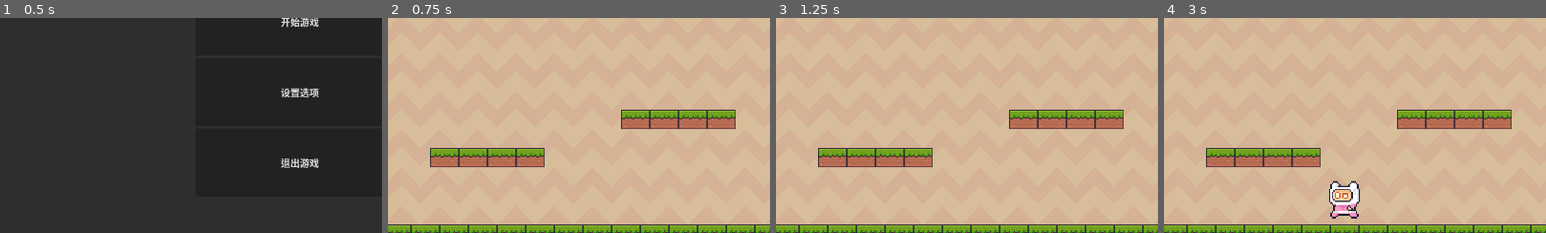
Above: before the commit, frames 1-4 (left to right).
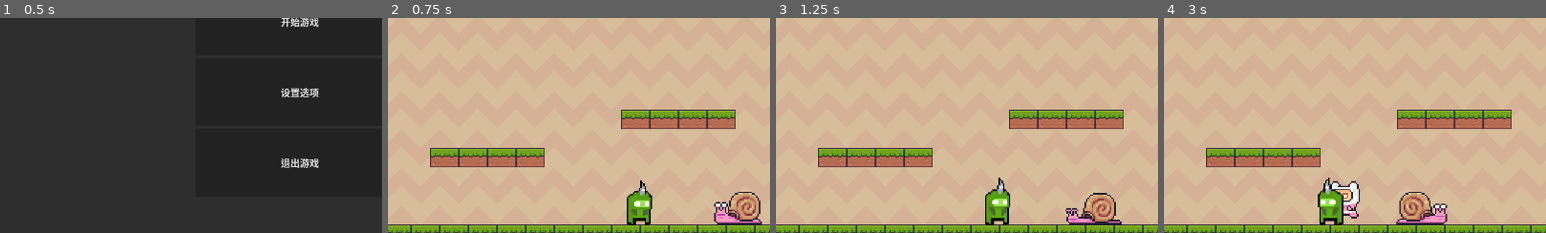
Above: after the commit, the same moments.

Repository: OVOAOVO/2DGame
Game: Godot game, scene res://Prefab/UI/开始界面.tscn
Same seed, same stepped clock (60 frames per second), same inputs: the game is played once before the commit and once after it.
Inputs:
- Up to frame 1 (0.5 s): no input
- Up to frame 2 (0.75 s): click "开始游戏" at 0.5 s
- Up to frame 3 (1.25 s): no input
- Up to frame 4 (3 s): hold D (right) 1.28-2.78 s; tap Space (jump) at 1.35, 1.52, 1.82, 2.1, 2.27, 2.57, 2.85 s; hold A (left) from 2.78 s (still down)
The pictures show only the part of the screen within x 11-61%, y 46-96%; the shares and areas given below are measured in that part.

Frame 1 is identical in both runs. In frame 2, 2.5% of the frame differs, in the area x 62-98%, y 75-97%; in frame 3, 2.4%; in frame 4, 2.6%, in the area x 40-75%, y 74-97%.

Commit message:
根据timer的移动

Diff:
--- /dev/null
+++ b/GDScripts/敌人左右巡逻.gd
@@ -0,0 +1,25 @@
+extends Area2D
+
+@onready var timer: Timer = get_node("Timer")
+@onready var animated_sprite_2d: AnimatedSprite2D = get_node("AnimatedSprite2D")
+
+const  SPEED = 100.0
+var direction = -1.0
+
+# Called when the node enters the scene tree for the first time.
+func _ready() -> void:
+	if timer == null:
+		print("Timer is NULLL!")
+		return
+	if animated_sprite_2d == null:
+		print("AnimatedSprite2D is NULLL!")
+		return
+	timer.timeout.connect(_on_timer_timeout)
+	timer.start()
+
+func _process(delta):
+	position.x += direction * SPEED * delta
+
+func _on_timer_timeout():
+	direction *= -1   # 方向反转
+	animated_sprite_2d.flip_h = !animated_sprite_2d.flip_h
--- a/GDScripts/玩家移动.gd
+++ b/GDScripts/玩家移动.gd
@@ -1,10 +1,18 @@
 extends CharacterBody2D
-@onready var animated_sprite_2d: AnimatedSprite2D = $AnimatedSprite2D
-@onready var jump_sound: AudioStreamPlayer2D = $JumpSound
+@onready var animated_sprite_2d: AnimatedSprite2D =  get_node("AnimatedSprite2D")
+@onready var jump_sound: AudioStreamPlayer2D = get_node("JumpSound")
 
 const SPEED = 300.0
 const JUMP_VELOCITY = -850.0
 
+# Called when the node enters the scene tree for the first time.
+func _ready() -> void:
+	if jump_sound == null:
+		print("AudioStreamPlayer2D is NULLL!")
+		return
+	if animated_sprite_2d == null:
+		print("AnimatedSprite2D is NULLL!")
+		return
 
 func _physics_process(delta: float) -> void:
 
--- a/Prefab/关卡/关卡1.tscn
+++ b/Prefab/关卡/关卡1.tscn
@@ -4,6 +4,8 @@
 [ext_resource type="PackedScene" uid="uid://d2uya3qr2qn0f" path="res://Prefab/角色/玩家角色_动画.tscn" id="2_8oahv"]
 [ext_resource type="PackedScene" uid="uid://y14gododukis" path="res://Prefab/TileMaps/草地面.tscn" id="3_2rln6"]
 [ext_resource type="PackedScene" uid="uid://y22b5dvyhc3b" path="res://Prefab/检查点/检查点.tscn" id="4_8h8fo"]
+[ext_resource type="PackedScene" uid="uid://bwl8u62gn7vu1" path="res://Prefab/角色/尖头小绿怪.tscn" id="5_8oahv"]
+[ext_resource type="PackedScene" uid="uid://oid5gyah2wbn" path="res://Prefab/敌人/蜗牛.tscn" id="6_2rln6"]
 
 [node name="关卡1" type="Node2D" unique_id=1542376960]
 
@@ -22,3 +24,11 @@
 [node name="检查点" parent="." unique_id=1464177802 instance=ExtResource("4_8h8fo")]
 position = Vector2(1205, 274)
 next_level = "uid://bmbth1rc7pmut"
+
+[node name="Enemies" type="Node2D" parent="." unique_id=1175826991]
+
+[node name="尖头小绿怪" parent="Enemies" unique_id=2023094506 instance=ExtResource("5_8oahv")]
+position = Vector2(577.00006, 635)
+
+[node name="蜗牛" parent="Enemies" unique_id=842706713 instance=ExtResource("6_2rln6")]
+position = Vector2(736, 644)
--- /dev/null
+++ b/Prefab/敌人/尖头小绿怪.tscn
@@ -0,0 +1,69 @@
+[gd_scene format=3 uid="uid://cwppilgl4xlc4"]
+
+[ext_resource type="Texture2D" uid="uid://dku1g34w8tgib" path="res://Assets/images/LDJ/尖头小绿怪/Idle(32x32).png" id="1_sina8"]
+
+[sub_resource type="AtlasTexture" id="AtlasTexture_m1tsq"]
+atlas = ExtResource("1_sina8")
+region = Rect2(0, 0, 32, 32)
+
+[sub_resource type="AtlasTexture" id="AtlasTexture_ikc8i"]
+atlas = ExtResource("1_sina8")
+region = Rect2(32, 0, 32, 32)
+
+[sub_resource type="AtlasTexture" id="AtlasTexture_qrfsi"]
+atlas = ExtResource("1_sina8")
+region = Rect2(64, 0, 32, 32)
+
+[sub_resource type="AtlasTexture" id="AtlasTexture_dbau3"]
+atlas = ExtResource("1_sina8")
+region = Rect2(96, 0, 32, 32)
+
+[sub_resource type="AtlasTexture" id="AtlasTexture_nl2kd"]
+atlas = ExtResource("1_sina8")
+region = Rect2(128, 0, 32, 32)
+
+[sub_resource type="AtlasTexture" id="AtlasTexture_pt2cl"]
+atlas = ExtResource("1_sina8")
+region = Rect2(160, 0, 32, 32)
+
+[sub_resource type="SpriteFrames" id="SpriteFrames_m8alr"]
+animations = [{
+"frames": [{
+"duration": 1.0,
+"texture": SubResource("AtlasTexture_m1tsq")
+}, {
+"duration": 1.0,
+"texture": SubResource("AtlasTexture_ikc8i")
+}, {
+"duration": 1.0,
+"texture": SubResource("AtlasTexture_qrfsi")
+}, {
+"duration": 1.0,
+"texture": SubResource("AtlasTexture_dbau3")
+}, {
+"duration": 1.0,
+"texture": SubResource("AtlasTexture_nl2kd")
+}, {
+"duration": 1.0,
+"texture": SubResource("AtlasTexture_pt2cl")
+}],
+"loop": true,
+"name": &"Idle",
+"speed": 10.0
+}]
+
+[sub_resource type="RectangleShape2D" id="RectangleShape2D_8bmcj"]
+size = Vector2(20.333334, 29.333334)
+
+[node name="尖头小绿怪" type="CharacterBody2D" unique_id=805310368]
+scale = Vector2(2.5, 2.5)
+
+[node name="AnimatedSprite2D" type="AnimatedSprite2D" parent="." unique_id=708479248]
+sprite_frames = SubResource("SpriteFrames_m8alr")
+animation = &"Idle"
+autoplay = "Idle"
+frame_progress = 0.521824
+
+[node name="CollisionShape2D" type="CollisionShape2D" parent="." unique_id=1632066639]
+position = Vector2(-1.2, -2.9802322e-08)
+shape = SubResource("RectangleShape2D_8bmcj")
--- /dev/null
+++ b/Prefab/敌人/蜗牛.tscn
@@ -0,0 +1,110 @@
+[gd_scene format=3 uid="uid://oid5gyah2wbn"]
+
+[ext_resource type="Script" uid="uid://cbr4auhahxv0c" path="res://GDScripts/敌人左右巡逻.gd" id="1_cvjj1"]
+[ext_resource type="Texture2D" uid="uid://d3knjyubwxgr4" path="res://Assets/images/Snail/Walk (38x24).png" id="1_idhl1"]
+
+[sub_resource type="AtlasTexture" id="AtlasTexture_cvjj1"]
+atlas = ExtResource("1_idhl1")
+region = Rect2(0, 0, 38, 24)
+
+[sub_resource type="AtlasTexture" id="AtlasTexture_7wlmr"]
+atlas = ExtResource("1_idhl1")
+region = Rect2(38, 0, 38, 24)
+
+[sub_resource type="AtlasTexture" id="AtlasTexture_k3tch"]
+atlas = ExtResource("1_idhl1")
+region = Rect2(76, 0, 38, 24)
+
+[sub_resource type="AtlasTexture" id="AtlasTexture_t3s7t"]
+atlas = ExtResource("1_idhl1")
+region = Rect2(114, 0, 38, 24)
+
+[sub_resource type="AtlasTexture" id="AtlasTexture_2bvw7"]
+atlas = ExtResource("1_idhl1")
+region = Rect2(152, 0, 38, 24)
+
+[sub_resource type="AtlasTexture" id="AtlasTexture_smoqq"]
+atlas = ExtResource("1_idhl1")
+region = Rect2(190, 0, 38, 24)
+
+[sub_resource type="AtlasTexture" id="AtlasTexture_tjtru"]
+atlas = ExtResource("1_idhl1")
+region = Rect2(228, 0, 38, 24)
+
+[sub_resource type="AtlasTexture" id="AtlasTexture_g3dld"]
+atlas = ExtResource("1_idhl1")
+region = Rect2(266, 0, 38, 24)
+
+[sub_resource type="AtlasTexture" id="AtlasTexture_aiwuy"]
+atlas = ExtResource("1_idhl1")
+region = Rect2(304, 0, 38, 24)
+
+[sub_resource type="AtlasTexture" id="AtlasTexture_k3k5k"]
+atlas = ExtResource("1_idhl1")
+region = Rect2(342, 0, 38, 24)
+
+[sub_resource type="SpriteFrames" id="SpriteFrames_s1g7e"]
+animations = [{
+"frames": [{
+"duration": 1.0,
+"texture": SubResource("AtlasTexture_cvjj1")
+}, {
+"duration": 1.0,
+"texture": SubResource("AtlasTexture_7wlmr")
+}, {
+"duration": 1.0,
+"texture": SubResource("AtlasTexture_k3tch")
+}, {
+"duration": 1.0,
+"texture": SubResource("AtlasTexture_t3s7t")
+}, {
+"duration": 1.0,
+"texture": SubResource("AtlasTexture_2bvw7")
+}, {
+"duration": 1.0,
+"texture": SubResource("AtlasTexture_smoqq")
+}, {
+"duration": 1.0,
+"texture": SubResource("AtlasTexture_tjtru")
+}, {
+"duration": 1.0,
+"texture": SubResource("AtlasTexture_g3dld")
+}, {
+"duration": 1.0,
+"texture": SubResource("AtlasTexture_aiwuy")
+}, {
+"duration": 1.0,
+"texture": SubResource("AtlasTexture_k3k5k")
+}],
+"loop": true,
+"name": &"Run",
+"speed": 10.0
+}]
+
+[sub_resource type="RectangleShape2D" id="RectangleShape2D_u8a1j"]
+size = Vector2(34, 14)
+
+[sub_resource type="CircleShape2D" id="CircleShape2D_wrogf"]
+radius = 11.0
+
+[node name="蜗牛" type="Area2D" unique_id=1237957607]
+scale = Vector2(2.5, 2.5)
+script = ExtResource("1_cvjj1")
+
+[node name="AnimatedSprite2D" type="AnimatedSprite2D" parent="." unique_id=229735696]
+sprite_frames = SubResource("SpriteFrames_s1g7e")
+animation = &"Run"
+autoplay = "Run"
+frame = 6
+frame_progress = 0.76913524
+
+[node name="CollisionShape2D" type="CollisionShape2D" parent="." unique_id=160222732]
+position = Vector2(2, 4)
+shape = SubResource("RectangleShape2D_u8a1j")
+
+[node name="CollisionShape2D2" type="CollisionShape2D" parent="." unique_id=1178885304]
+position = Vector2(6, 0)
+shape = SubResource("CircleShape2D_wrogf")
+
+[node name="Timer" type="Timer" parent="." unique_id=999034530]
+wait_time = 2.0
--- /dev/null
+++ b/Prefab/角色/尖头小绿怪.tscn
@@ -0,0 +1,74 @@
+[gd_scene format=3 uid="uid://bwl8u62gn7vu1"]
+
+[ext_resource type="Script" uid="uid://cbr4auhahxv0c" path="res://GDScripts/敌人左右巡逻.gd" id="1_m1tsq"]
+[ext_resource type="Texture2D" uid="uid://dku1g34w8tgib" path="res://Assets/images/LDJ/尖头小绿怪/Idle(32x32).png" id="1_no7h1"]
+
+[sub_resource type="AtlasTexture" id="AtlasTexture_m1tsq"]
+atlas = ExtResource("1_no7h1")
+region = Rect2(0, 0, 32, 32)
+
+[sub_resource type="AtlasTexture" id="AtlasTexture_ikc8i"]
+atlas = ExtResource("1_no7h1")
+region = Rect2(32, 0, 32, 32)
+
+[sub_resource type="AtlasTexture" id="AtlasTexture_qrfsi"]
+atlas = ExtResource("1_no7h1")
+region = Rect2(64, 0, 32, 32)
+
+[sub_resource type="AtlasTexture" id="AtlasTexture_dbau3"]
+atlas = ExtResource("1_no7h1")
+region = Rect2(96, 0, 32, 32)
+
+[sub_resource type="AtlasTexture" id="AtlasTexture_nl2kd"]
+atlas = ExtResource("1_no7h1")
+region = Rect2(128, 0, 32, 32)
+
+[sub_resource type="AtlasTexture" id="AtlasTexture_pt2cl"]
+atlas = ExtResource("1_no7h1")
+region = Rect2(160, 0, 32, 32)
+
+[sub_resource type="SpriteFrames" id="SpriteFrames_m8alr"]
+animations = [{
+"frames": [{
+"duration": 1.0,
+"texture": SubResource("AtlasTexture_m1tsq")
+}, {
+"duration": 1.0,
+"texture": SubResource("AtlasTexture_ikc8i")
+}, {
+"duration": 1.0,
+"texture": SubResource("AtlasTexture_qrfsi")
+}, {
+"duration": 1.0,
+"texture": SubResource("AtlasTexture_dbau3")
+}, {
+"duration": 1.0,
+"texture": SubResource("AtlasTexture_nl2kd")
+}, {
+"duration": 1.0,
+"texture": SubResource("AtlasTexture_pt2cl")
+}],
+"loop": true,
+"name": &"Idle",
+"speed": 10.0
+}]
+
+[sub_resource type="RectangleShape2D" id="RectangleShape2D_8bmcj"]
+size = Vector2(20.333334, 29.333334)
+
+[node name="尖头小绿怪" type="Area2D" unique_id=2143743925]
+scale = Vector2(2.5, 2.5)
+script = ExtResource("1_m1tsq")
+
+[node name="AnimatedSprite2D" type="AnimatedSprite2D" parent="." unique_id=708479248]
+sprite_frames = SubResource("SpriteFrames_m8alr")
+animation = &"Idle"
+autoplay = "Idle"
+frame_progress = 0.042629268
+
+[node name="CollisionShape2D" type="CollisionShape2D" parent="." unique_id=1632066639]
+position = Vector2(-1.2, -2.9802322e-08)
+shape = SubResource("RectangleShape2D_8bmcj")
+
+[node name="Timer" type="Timer" parent="." unique_id=1382095457]
+wait_time = 2.0
Not shown, added: GDScripts/敌人左右巡逻.gd.uid
